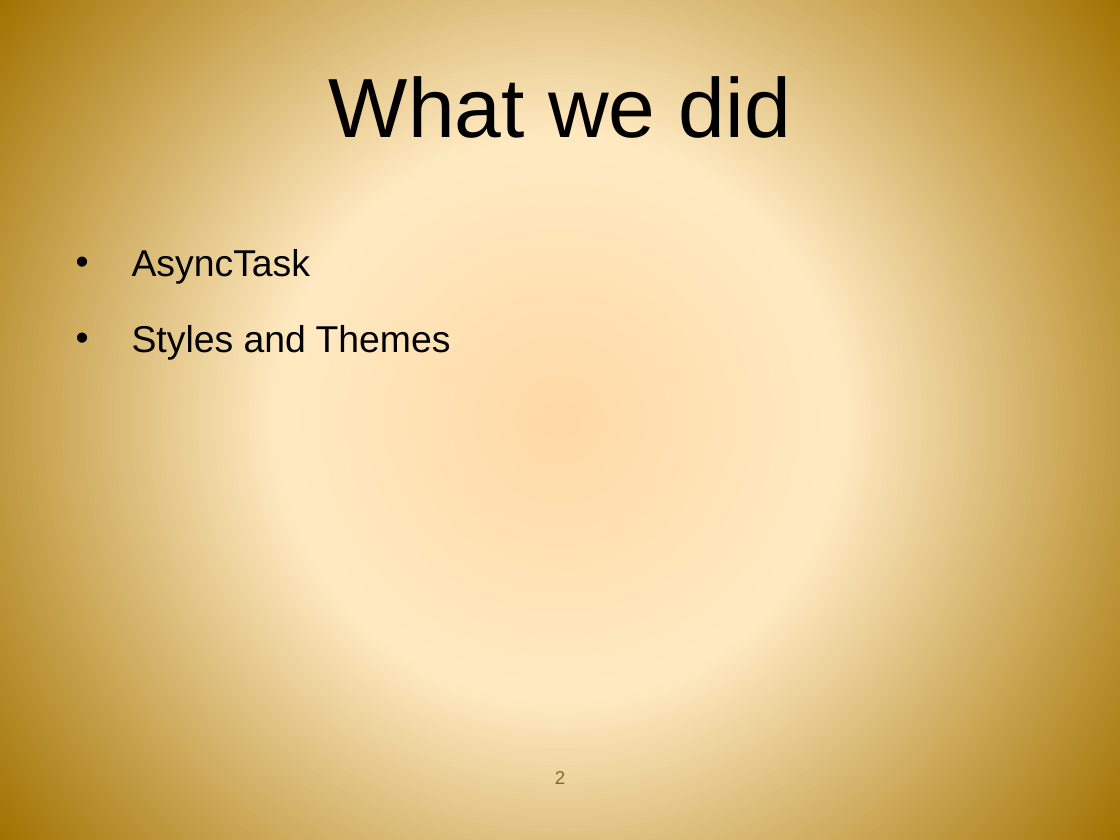
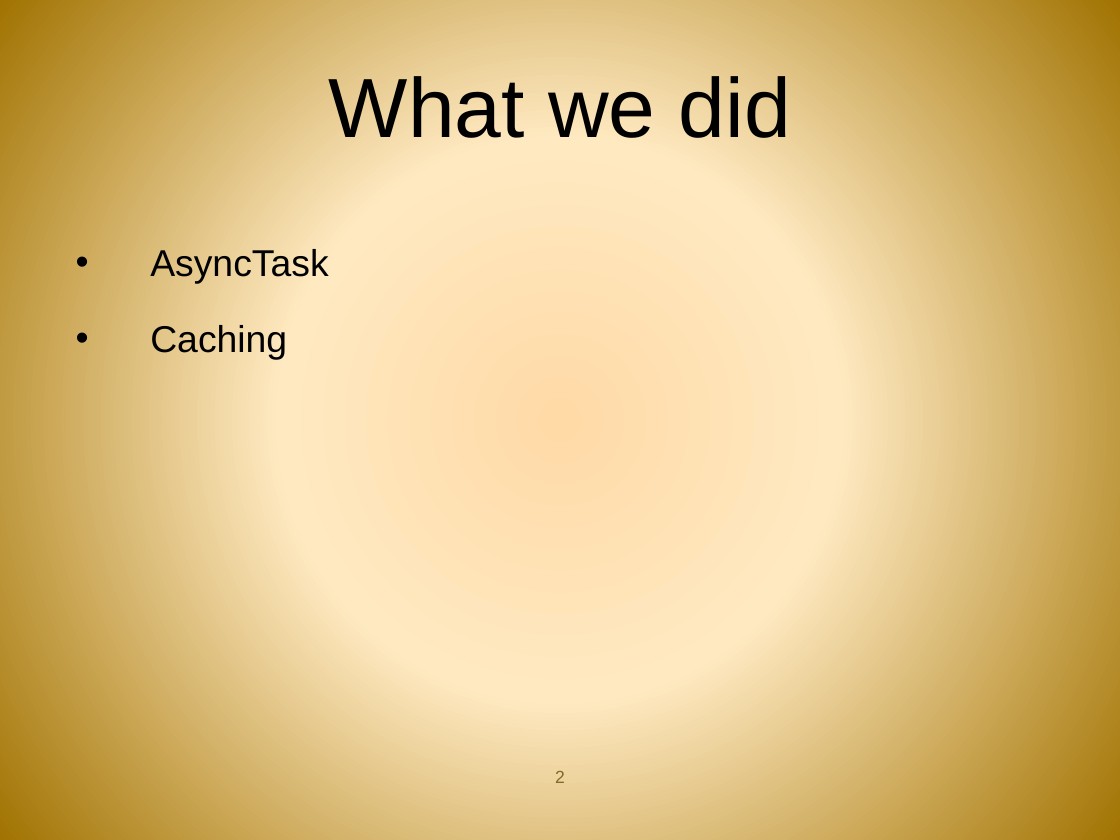
Before and after one commit to androidbootcamp/Course-Material, a slide deck: slide 2 of Day5/day_5.pptx. Drawn at 1120x840 pixels with LibreOffice and Linux fonts; fonts in the diff are those of the drawing; background and template pictures are left out. Boxes give left, top, right and bottom in pixels: in the first picture for what was removed or moved away, otherwise in the second. Text is boxed around its words. In the diff, an @@ line names an element or a change of style, - is before the commit and + after.

```diff
--- a/Day5/day_5.pptx
+++ b/Day5/day_5.pptx
@@ text at (150,246,328,283): indent changed @@
@@ text at (150,325,287,359): text changed @@
-• Styles and Themes
+• Caching
```
Also in this commit, not shown: 8 other slides changed, 1 slide removed.
